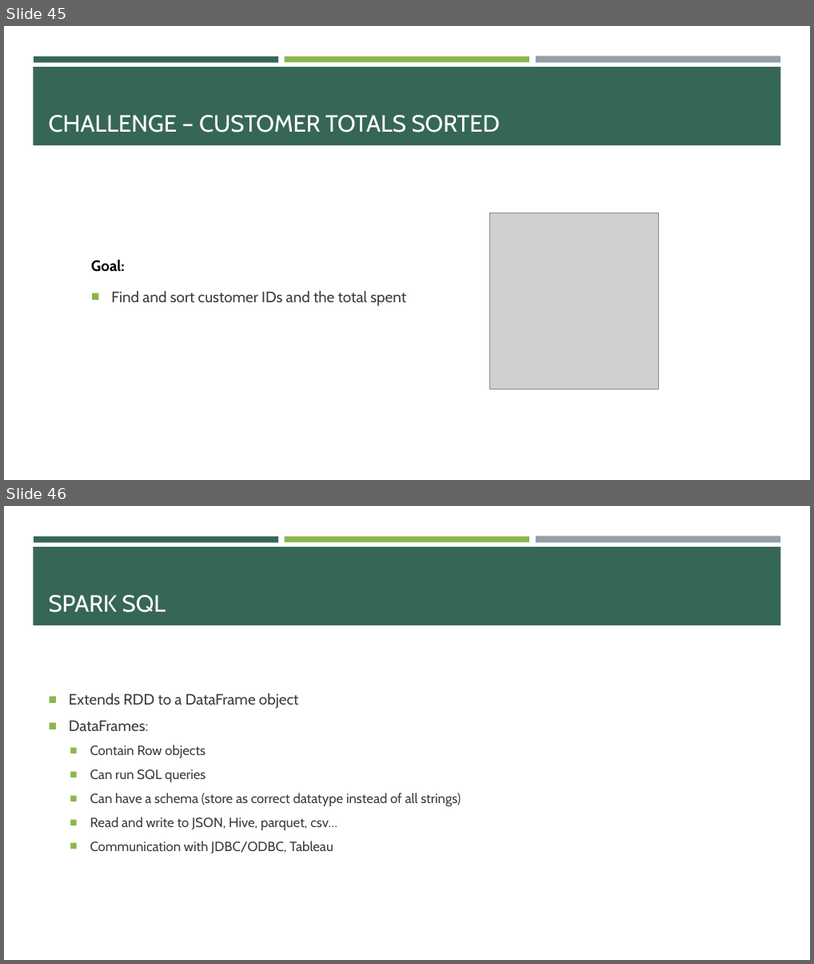
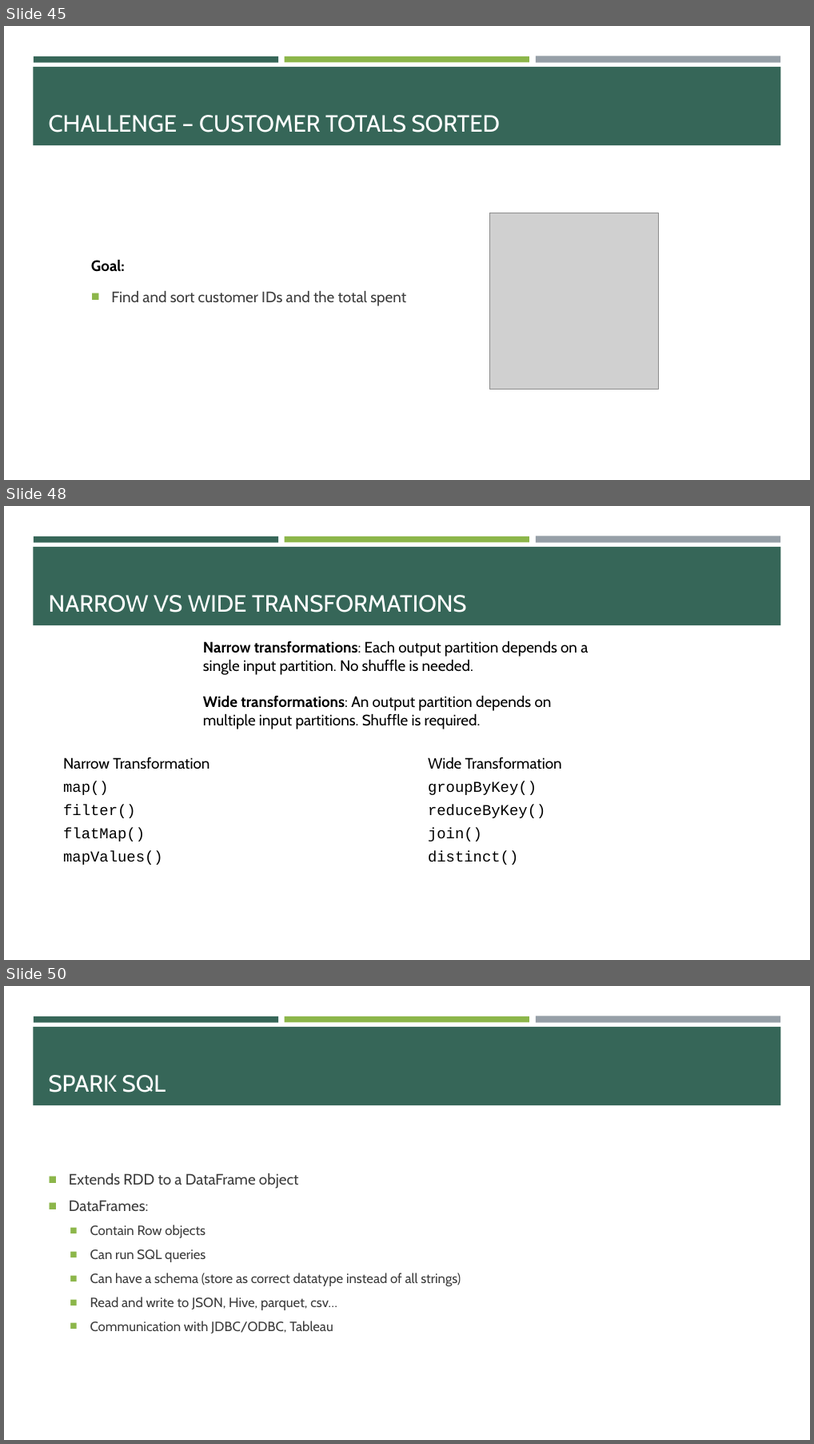
Before and after one commit to e-m-wilson/data_engineering, a slide deck: spark/Spark.pptx. Shown one above the other, each under a label of ours: slides 45 and 46 before the commit, slides 45, 48 and 50 after it; the slides between them are not shown. The pictures are 814x964 and 814x1444 pixels, drawn with LibreOffice and Linux fonts; fonts in the diff are those of the drawing; grey boxes stand for pictures. Boxes give left, top, right and bottom in pixels: in the first picture for what was removed or moved away, otherwise in the second. Text is boxed around its words. In the diff, an @@ line names an element or a change of style, - is before the commit and + after.

```diff
--- a/spark/Spark.pptx
+++ b/spark/Spark.pptx
@@ slide 48 added at [4, 506, 810, 960], background #FFFFFF; not listed: 4 template elements that a slide beside it also shows @@
@@ title added at [49, 595, 467, 612], 28 pt, text #FFFFFF @@
+NARROW VS WIDE TRANSFORMATIONS
@@ text added at [203, 640, 588, 729], 18 pt, text #000000 @@
+Narrow transformations: Each output partition depends on a single input partition. No shuffle is needed.
+Wide transformations: An output partition depends on multiple input partitions. Shuffle is required.
@@ table added at [58, 752, 787, 872], 5 rows, 2 columns @@
+Narrow Transformation | Wide Transformation
+map() | groupByKey()
+filter() | reduceByKey()
+flatMap() | join()
+mapValues() | distinct()
@@ what was slide 46 is now slide 50 @@
```
Also in this commit, not shown: 3 other slides added.
